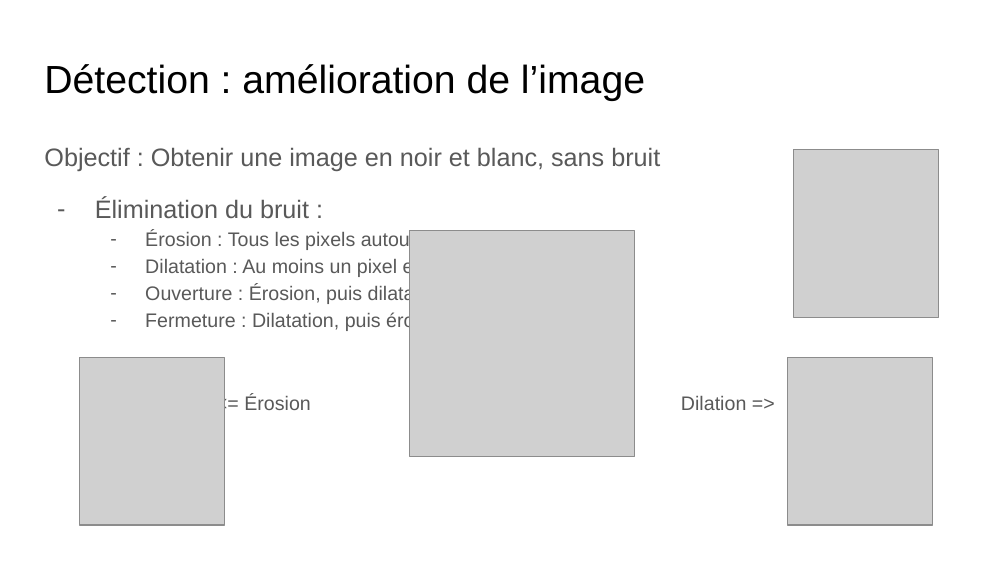
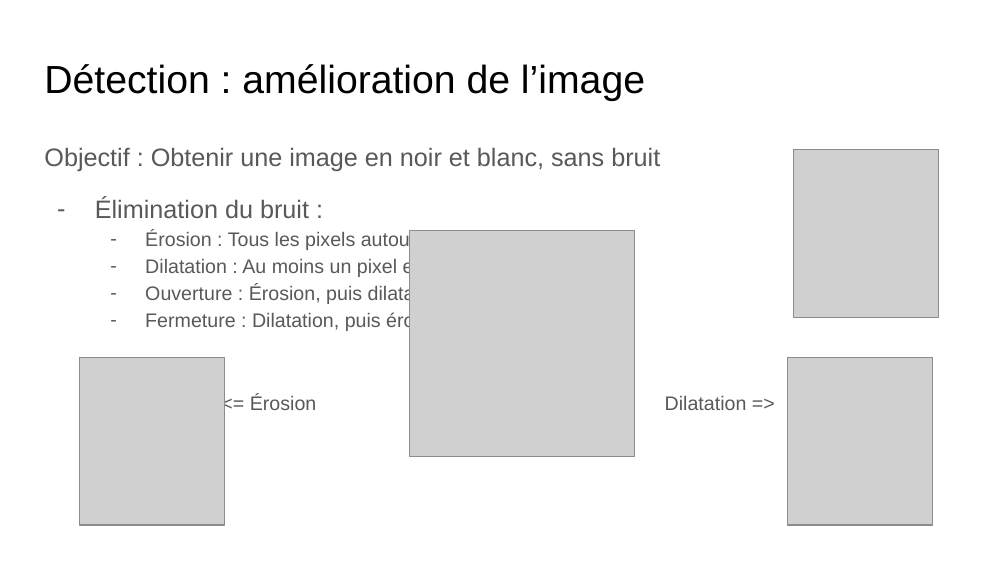
Before and after one commit to benoitmasson/qrcode-demo, a slide deck: slide 19 of slides/QR Codes.odp. Drawn at 1008x567 pixels with LibreOffice and Linux fonts; fonts in the diff are those of the drawing; grey boxes stand for pictures. Boxes give left, top, right and bottom in pixels: in the first picture for what was removed or moved away, otherwise in the second. Text is boxed around its words. In the diff, an @@ line names an element or a change of style, - is before the commit and + after.

```diff
--- a/slides/QR Codes.odp
+++ b/slides/QR Codes.odp
@@ text at bbox=[250, 395, 747, 410]: text changed @@
-  <= Érosion Dilation =>
+  <= Érosion Dilatation =>
```
Also in this commit, not shown: 7 other slides changed, 5 other files.
